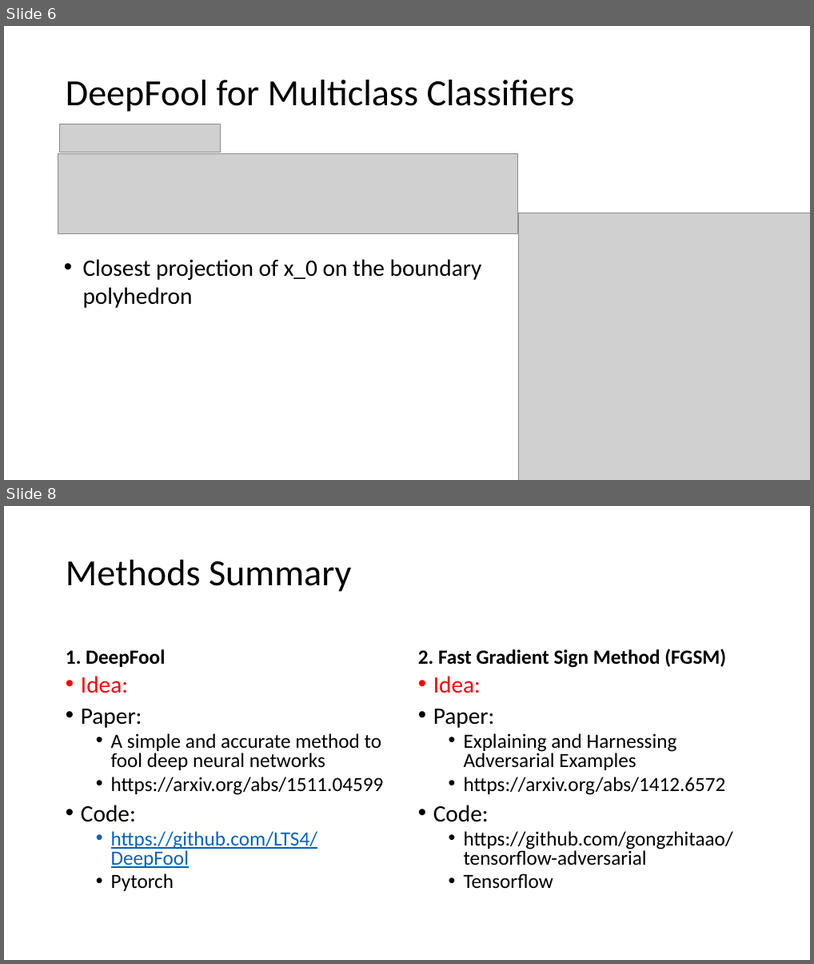
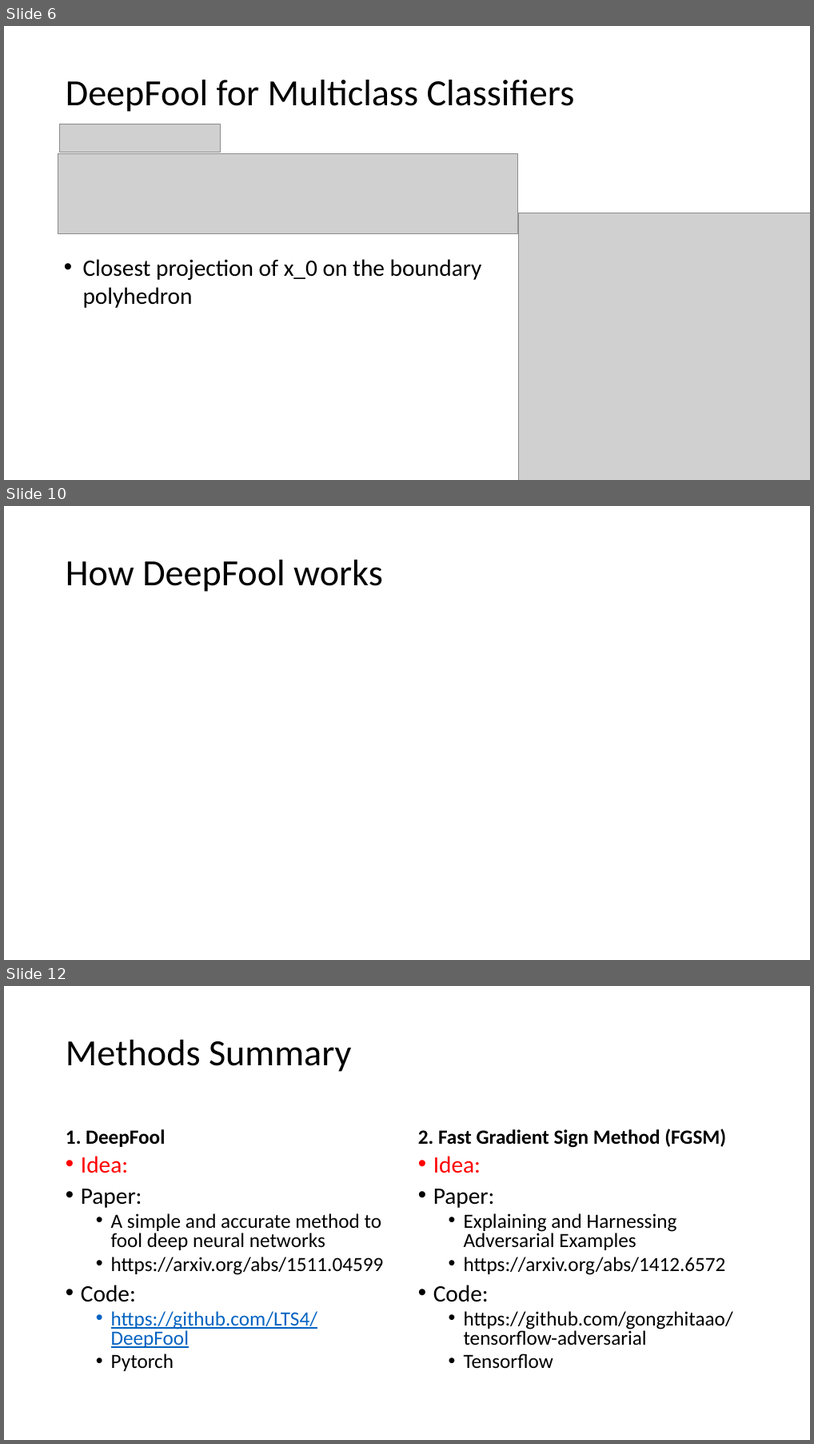
Before and after one commit to karunyas/DeepFool, a slide deck: Docs/Progress slides.pptx. Shown one above the other, each under a label of ours: slides 6 and 8 before the commit, slides 6, 10 and 12 after it; the slides between them are not shown. The pictures are 814x964 and 814x1444 pixels, drawn with LibreOffice and Linux fonts; fonts in the diff are those of the drawing; grey boxes stand for pictures. Boxes give left, top, right and bottom in pixels: in the first picture for what was removed or moved away, otherwise in the second. Text is boxed around its words. In the diff, an @@ line names an element or a change of style, - is before the commit and + after.

```diff
--- a/Docs/Progress slides.pptx
+++ b/Docs/Progress slides.pptx
@@ slide 10 added at (4,506,810,960), background #FFFFFF @@
@@ title added at (66,560,383,592), 44 pt, text #000000 @@
+How DeepFool works
@@ what was slide 8 is now slide 12 @@
```
Also in this commit, not shown: 1 slide changed, 3 other slides added, 4 other files.
